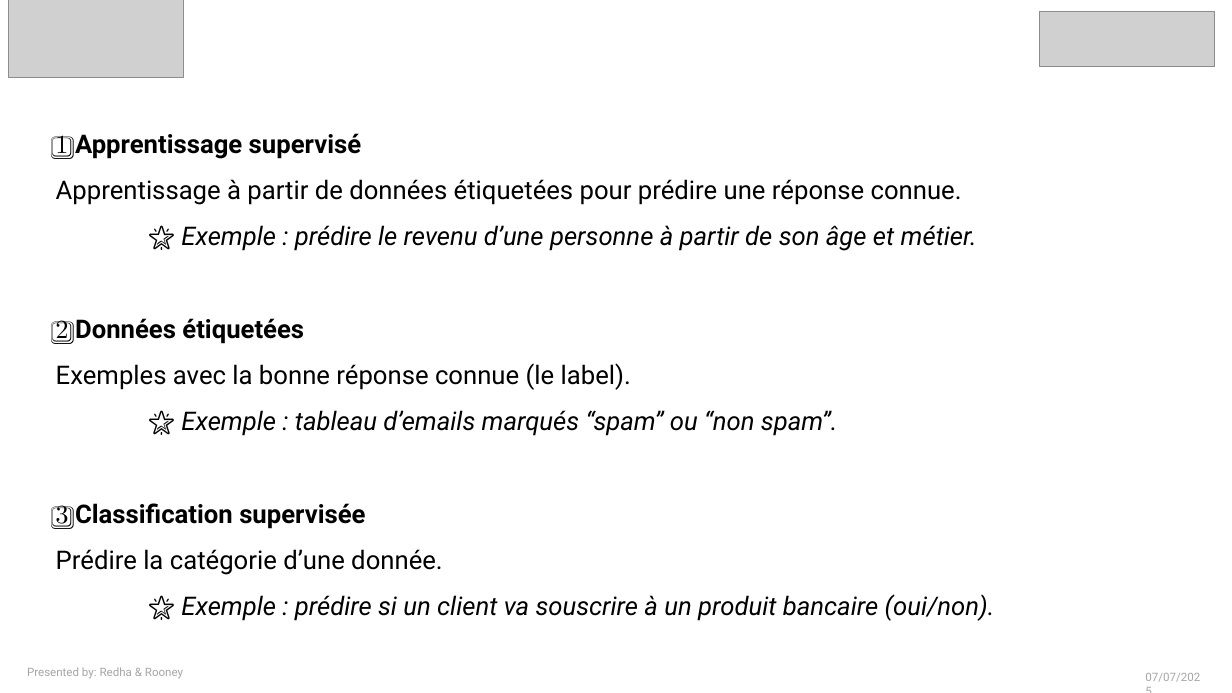
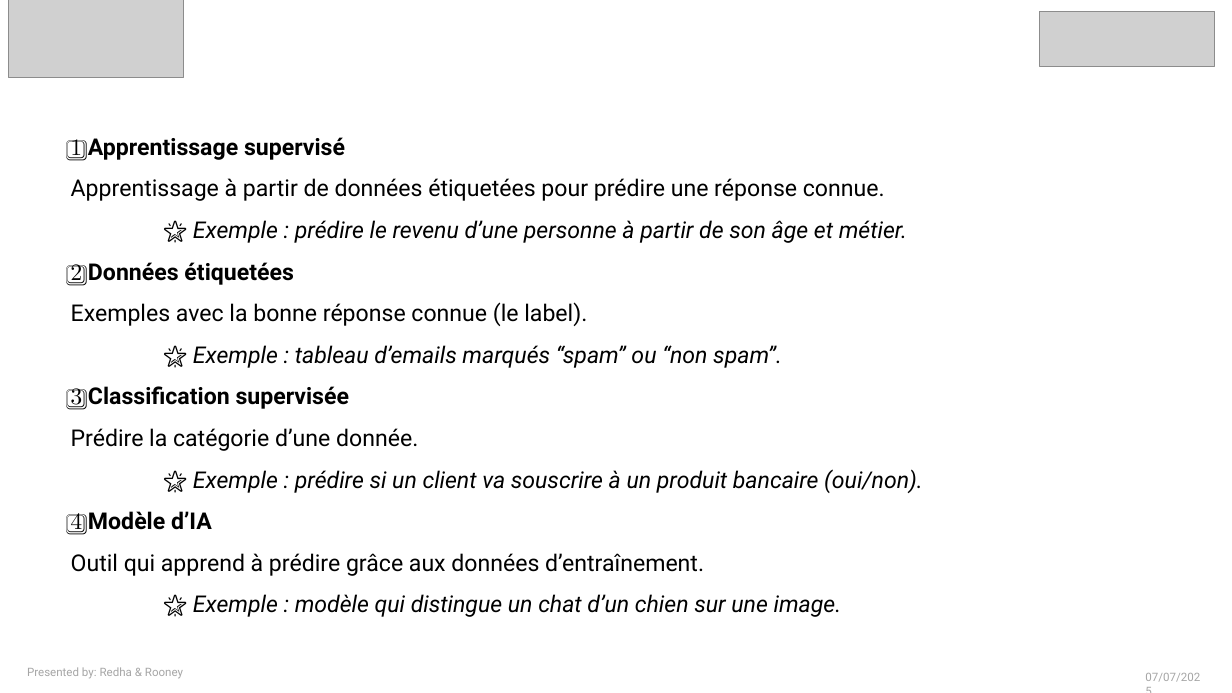
Before and after one commit to RedhaAGGOUN/bank-marketing-, a slide deck: slide 3 of Bank_Marketing.pptx (slide 4 before the commit). Drawn at 1232x693 pixels with LibreOffice and Linux fonts; fonts in the diff are those of the drawing; grey boxes stand for pictures. Boxes give left, top, right and bottom in pixels: in the first picture for what was removed or moved away, otherwise in the second. Text is boxed around its words. In the diff, an @@ line names an element or a change of style, - is before the commit and + after.

```diff
--- a/Bank_Marketing.pptx
+++ b/Bank_Marketing.pptx
@@ text "1️⃣ Apprentissage supervisé Apprentissage à ...": place and size @@
-text "1️⃣ Apprentissage supervisé Apprentissage à ..." at (56, 133, 995, 621)
+text "1️⃣ Apprentissage supervisé Apprentissage à ..." at (71, 137, 923, 617)
@@ text at (71, 137, 923, 493): size 20 to 18 pt in "1️⃣ Apprentissage supervisé Apprentissage à partir de ...", "2️⃣ Données étiquetées Exemples avec la bonne ...", "3️⃣ Classification supervisée Prédire la catégorie d’une ..." @@
@@ text at (71, 511, 842, 617): paragraph added @@
+4️⃣ Modèle d’IA
+Outil qui apprend à prédire grâce aux données d’entraînement.
+🌟 Exemple : modèle qui distingue un chat d’un chien sur une image.
```
Also in this commit, not shown: 4 other slides changed, 2 slides added, 10 slides removed.
